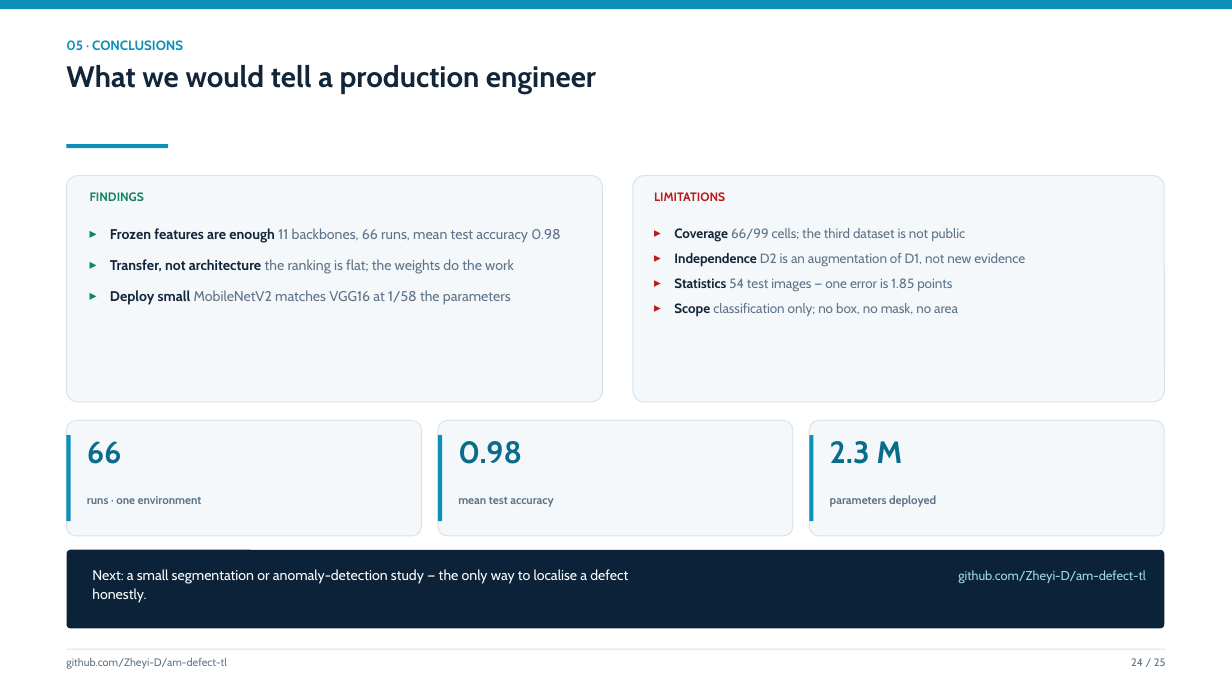
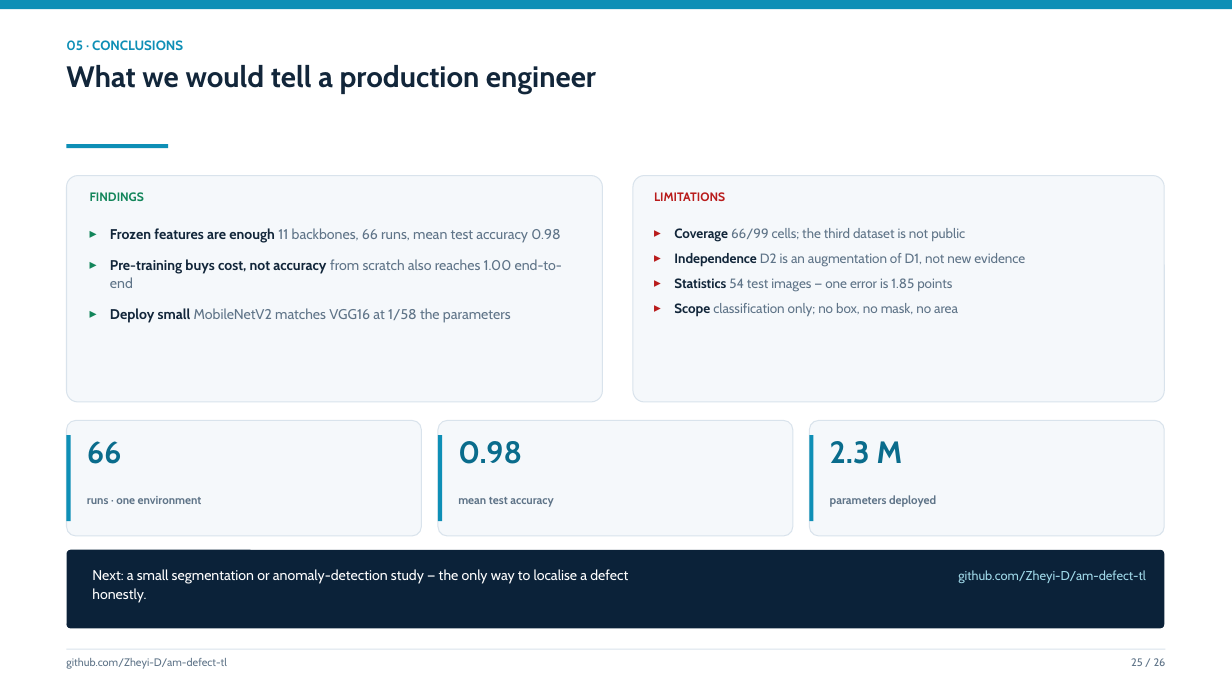
Before and after one commit to Zheyi-D/am-defect-tl, a slide deck: slide 25 of reports/slides_draft.pptx (slide 24 before the commit). Drawn at 1232x693 pixels with LibreOffice and Linux fonts; fonts in the diff are those of the drawing. Boxes give left, top, right and bottom in pixels: in the first picture for what was removed or moved away, otherwise in the second. Text is boxed around its words. In the diff, an @@ line names an element or a change of style, - is before the commit and + after.

Commit message:
feat(slides): add a full-network slide (26 pages) after the head slide, with the architecture figure and a two-line reading guide

```diff
--- a/reports/slides_draft.pptx
+++ b/reports/slides_draft.pptx
@@ text at (110,259,562,288): text changed @@
-▸ Transfer, not architecture the ranking is flat; the weights do the work
+▸ Pre-training buys cost, not accuracy from scratch also reaches 1.00 end-to-end
@@ text at (1131,658,1166,666): text changed @@
-24 / 25
+25 / 26
```
Also in this commit, not shown: 22 other slides changed, 2 slides added, 1 slide removed, 2 other files.
